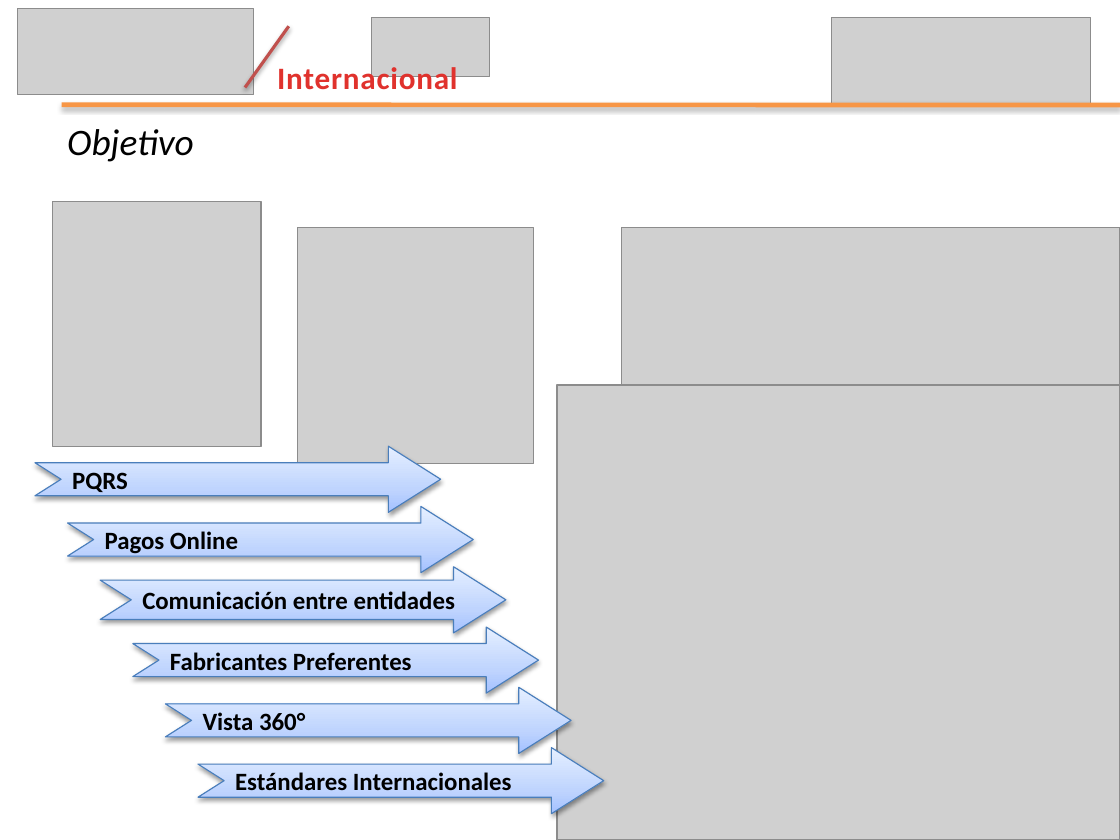
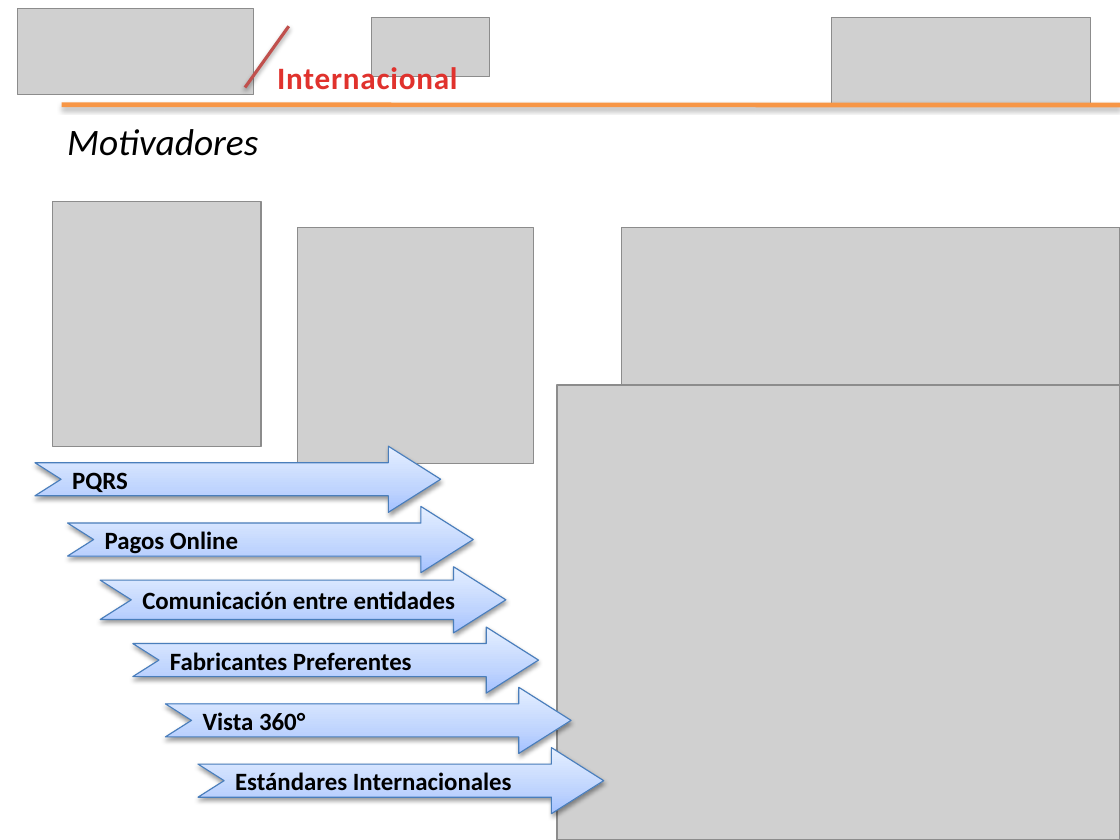
Before and after one commit to leseroth/ingenium-managment, a slide deck: slide 4 of CSOF5100 Proyecto 1/Tercera Entrega/EntregaFinalIngenium.pptx. Drawn at 1120x840 pixels with LibreOffice and Linux fonts; fonts in the diff are those of the drawing; grey boxes stand for pictures. Boxes give left, top, right and bottom in pixels: in the first picture for what was removed or moved away, otherwise in the second. Text is boxed around its words. In the diff, an @@ line names an element or a change of style, - is before the commit and + after.

```diff
--- a/CSOF5100 Proyecto 1/Tercera Entrega/EntregaFinalIngenium.pptx
+++ b/CSOF5100 Proyecto 1/Tercera Entrega/EntregaFinalIngenium.pptx
@@ text at (67, 129, 258, 156): text changed @@
-Objetivo
+Motivadores
```
Also in this commit, not shown: 1 other slide changed, 17 slides added, 2 slides removed.
